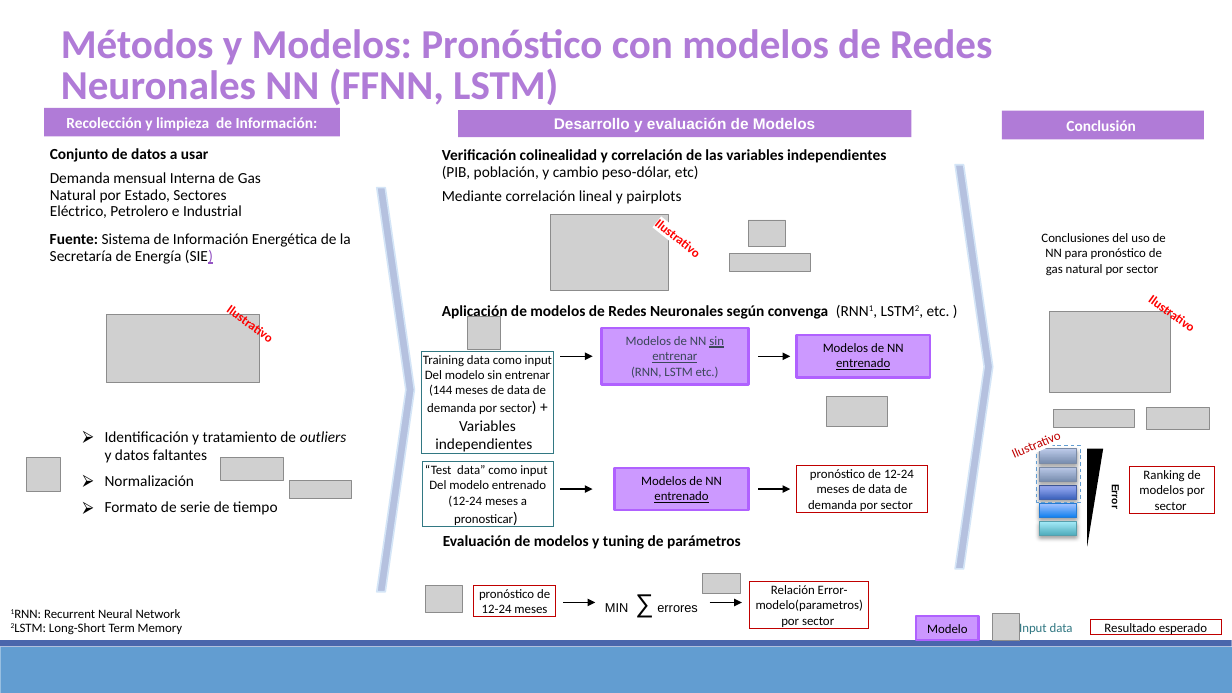
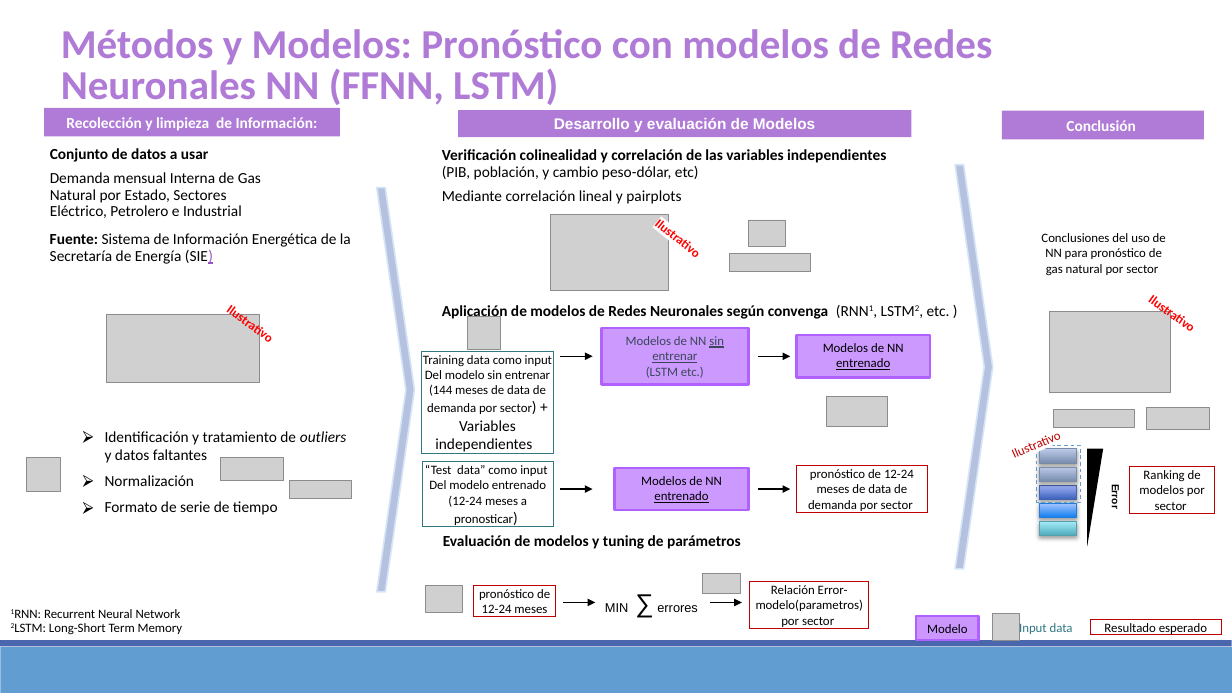
Before and after one commit to Sergio-Ibarra-1795/Diplomado_UNAM_DC_Full_gitHub, a slide deck: slide 9 of Diplomado_DS_Proyecto_Final/Proyecto_final_Diplomado_DS_UNAM_v1.pptx (slide 7 before the commit). Drawn at 1232x693 pixels with LibreOffice and Linux fonts; fonts in the diff are those of the drawing; grey boxes stand for pictures. Boxes give left, top, right and bottom in pixels: in the first picture for what was removed or moved away, otherwise in the second. Text is boxed around its words. In the diff, an @@ line names an element or a change of style, - is before the commit and + after.

Commit message:
Demanda PETROLERO LSTM full y con normalizacion

```diff
--- a/Diplomado_DS_Proyecto_Final/Proyecto_final_Diplomado_DS_UNAM_v1.pptx
+++ b/Diplomado_DS_Proyecto_Final/Proyecto_final_Diplomado_DS_UNAM_v1.pptx
@@ text in rectangle at box(646, 367, 704, 378): text changed @@
-(RNN, LSTM etc.)
+(LSTM etc.)
```
Also in this commit, not shown: 1 other slide changed, 2 slides added, 4 other files.
